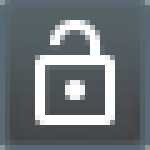
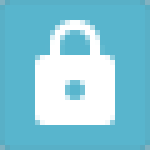
Comparing the layer stacks of the two 150 × 150 images. Changes:
hid "lock-open-outline" over left=35, top=20, right=115, bottom=125
showed "lock" over left=35, top=20, right=115, bottom=125
hid "ButtonSmallHovered" over left=0, top=0, right=150, bottom=150
showed "ButtonSmallFocused" over left=0, top=0, right=150, bottom=150
